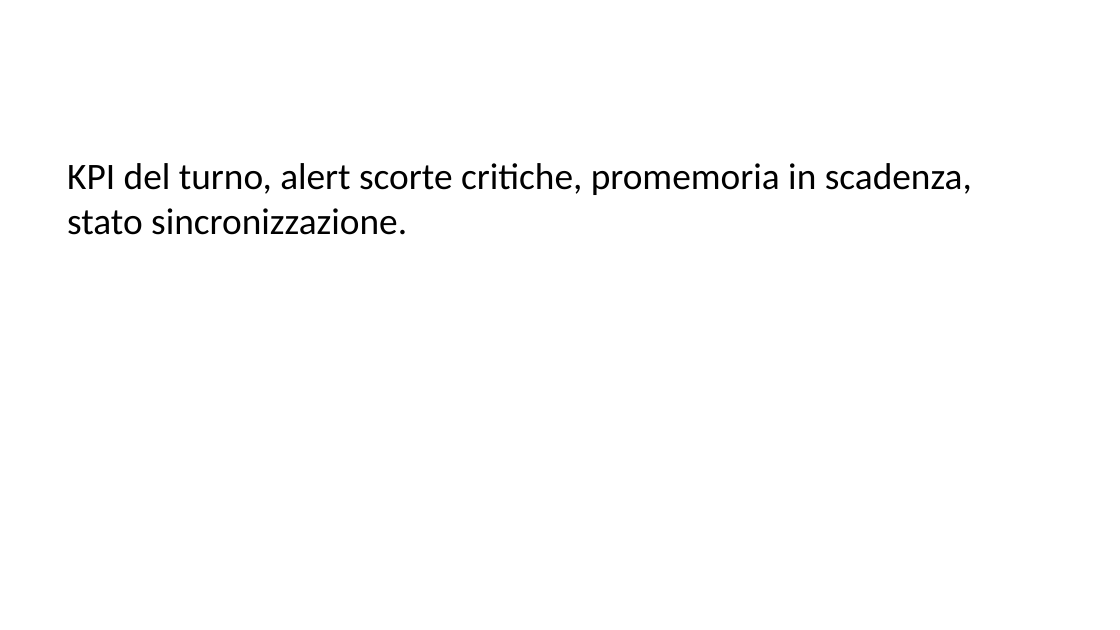
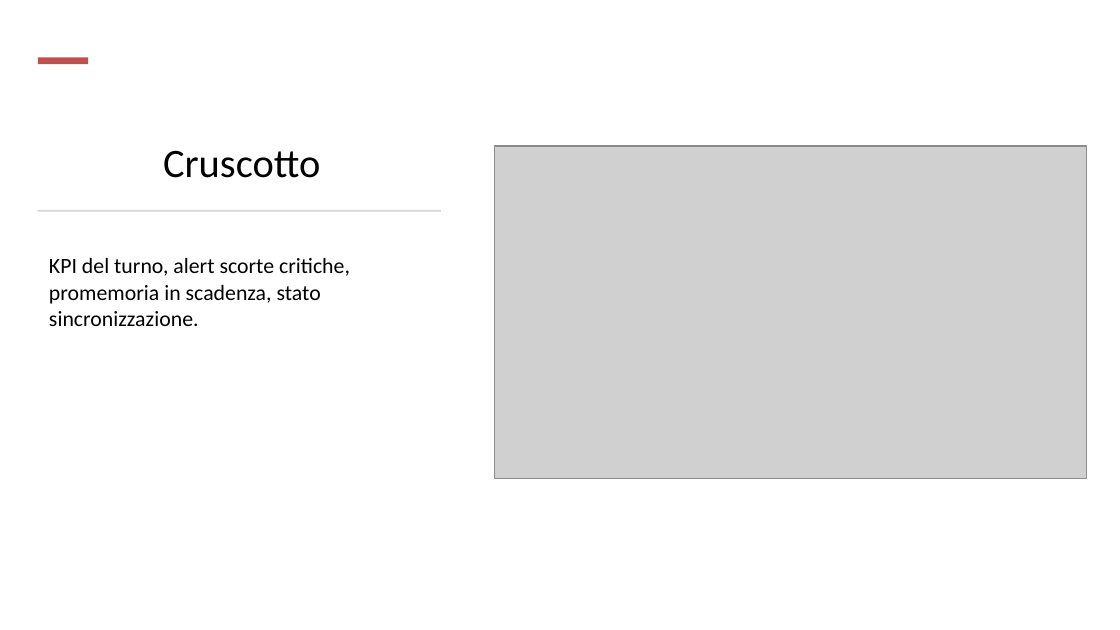
Before and after one commit to vgrazian/MediTrace, a slide deck: slide 2 of docs/presentation/medi-trace-editable.pptx (slide 3 before the commit). Drawn at 1120x630 pixels with LibreOffice and Linux fonts; fonts in the diff are those of the drawing; grey boxes stand for pictures. Boxes give left, top, right and bottom in pixels: in the first picture for what was removed or moved away, otherwise in the second. Text is boxed around its words. In the diff, an @@ line names an element or a change of style, - is before the commit and + after.

```diff
--- a/docs/presentation/medi-trace-editable.pptx
+++ b/docs/presentation/medi-trace-editable.pptx
@@ rectangle added at [38, 58, 88, 64], fill #C0504D @@
@@ picture added at [495, 146, 1086, 478] @@
@@ title added at [163, 150, 320, 178], 26 pt, text #000000 @@
+Cruscotto
@@ rectangle added at [38, 209, 441, 211], fill #D5D5D5 @@
@@ text "KPI del turno, alert scorte ...": place and size @@
-text "KPI del turno, alert scorte ..." at [67, 163, 972, 235]
+text "KPI del turno, alert scorte ..." at [49, 258, 350, 326]
@@ text "KPI del turno, alert scorte ..." at [49, 258, 350, 326]: size 24 to 14 pt; more space between paragraphs @@
```
Also in this commit, not shown: 15 other slides changed, 1 slide added, 10 slides removed, 27 other files.
